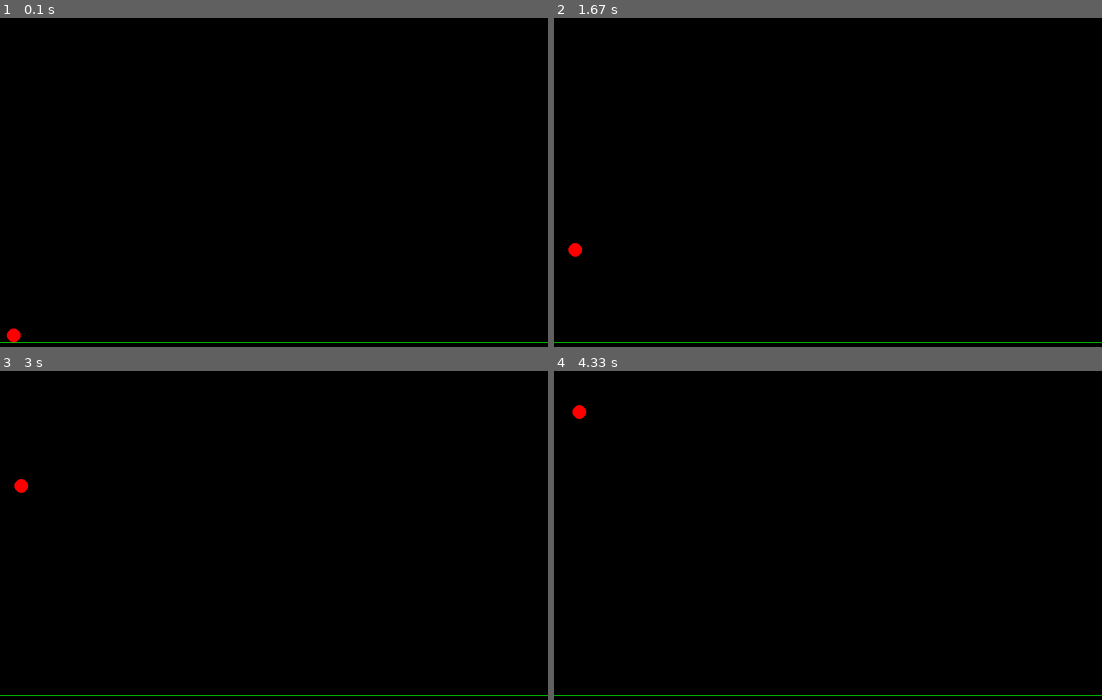
Above: before the commit, frames 1-4 (two rows, left to right).
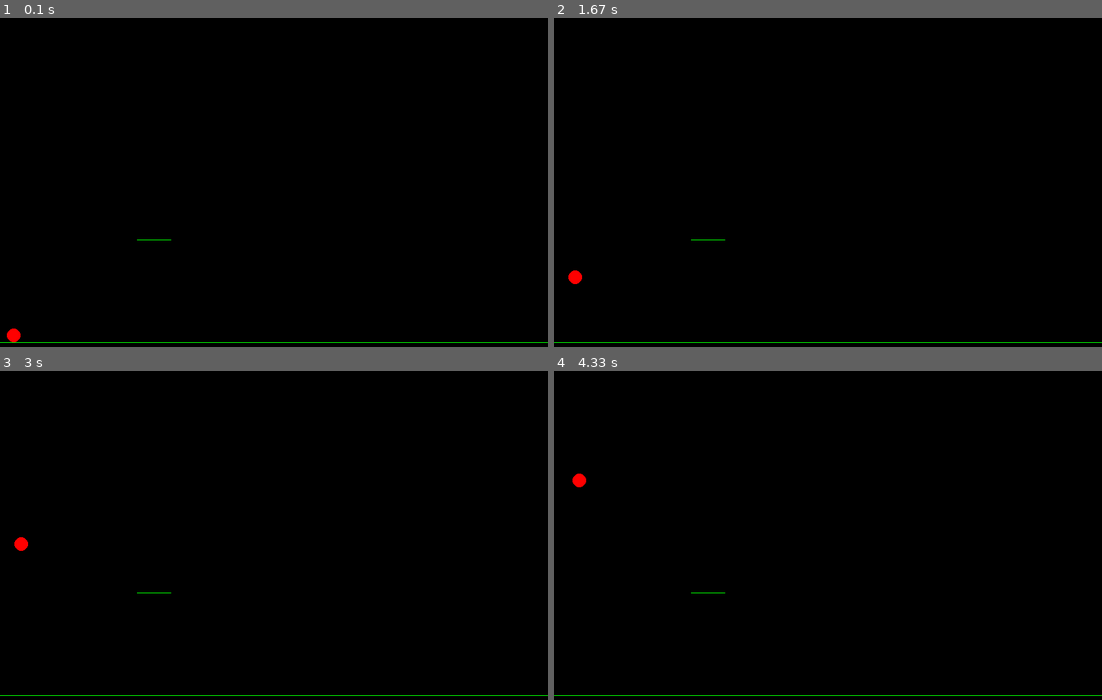
Above: after the commit, the same moments.

Repository: T6nisValk/first_pygame_project
Game: pygame game, started from app/main.py
Same seed, same stepped clock (60 frames per second), same inputs: the game is played once before the commit and once after it.
Inputs:
- Up to frame 1 (0.1 s): no input
- Up to frame 2 (1.67 s): hold Right 0.33-0.8 s; hold Right 0.83-1.3 s; tap Space at 0.9, 1.2, 1.4 s; hold Left from 1.33 s (still down)
- Up to frame 3 (3 s): tap Space at 1.7, 1.97, 2.27, 2.4, 2.7 s; release Left at 1.87 s; hold Left 1.9-2.3 s; hold Right 2.33-2.97 s
- Up to frame 4 (4.33 s): hold Left 3-3.47 s; tap Space at 3.07, 3.37, 3.57, 3.87, 4.07 s; hold Right 3.5-3.97 s; hold Right from 4 s (still down)

The runs differ from the first frame. In frame 1, less than 0.1% of the frame differs, in the area x 25-32%, y 67-68%; in frame 2, 0.2%, in the area x 2-32%, y 67-81%; in frame 3, 0.2%; in frame 4, 0.2%.

Commit message:
platform

Diff:
--- a/app/main.py
+++ b/app/main.py
@@ -18,8 +18,8 @@
 
 # Init player
 velocity_y = 0
-GRAVITY = 0.01  # Reduced gravity for slower falling
-JUMP_HEIGHT = 3  # Lower jump strength for slower jump
+GRAVITY = 0.005  # Reduced gravity for slower falling
+JUMP_HEIGHT = 2  # Lower jump strength for slower jump
 PLAYER_WIDTH = 20
 PLAYER_HEIGHT = 20
 STARTING_X_POSITION = 10
@@ -43,6 +43,12 @@
 GROUND_WIDTH = 800
 GROUND_HEIGHT = 1
 ground = pygame.Rect(GROUND_X_POSITION, GROUND_Y_POSITION, GROUND_WIDTH, GROUND_HEIGHT)
+
+PLATFORM_X = 200
+PLATFORM_Y = 400
+PLATFORM_WIDTH = 50
+PLATFORM_HEIGHT = 1
+platform = pygame.Rect(PLATFORM_X, PLATFORM_Y, PLATFORM_WIDTH, PLATFORM_HEIGHT)
 
 # Floating-point position for more precise movement
 player_x = player.x
@@ -79,6 +85,7 @@
         pygame.draw.rect(screen, BLUE_COLOR, obstacle)
 
         # Draw ground and player
+        pygame.draw.rect(screen, GREEN_COLOR, platform)
         pygame.draw.rect(screen, GREEN_COLOR, ground)  # Ground
         pygame.draw.rect(screen, RED_COLOR, player, border_radius=20)  # Player
 
@@ -115,6 +122,29 @@
         # Check for collision between player and obstacle (game over condition)
         if player.colliderect(obstacle):
             game_over = True  # Set game over flag
+        # Assuming player and platform are defined as Rect objects
+        if player.colliderect(platform):
+            # If the player is falling (below the platform) and collides
+            if player.y + PLAYER_HEIGHT <= platform.y:
+                # Player lands on the platform
+                player.y = (
+                    platform.y - PLAYER_HEIGHT
+                )  # Set player's y to be just on top of the platform
+                velocity_y = 0  # Reset vertical velocity
+                is_jumping = False  # Set jumping state to false
+            elif player.y + PLAYER_HEIGHT > platform.y and player.y < platform.y:
+                # This condition may not be necessary, it's just a placeholder
+                player.y = platform.y  # Align to the top of the platform
+                velocity_y = 0
+                is_jumping = False
+            elif player.y > platform.y:
+                # If player is below the platform and colliding (e.g., landing from above)
+                player.y = (
+                    platform.y + 1
+                )  # Set player's y to just below the platform to prevent getting stuck
+            else:
+                # Default case, perhaps for ground detection or other behaviors
+                player.y = ground.y - PLAYER_HEIGHT  # Reset to ground level
 
     else:
         # If the game is over, display the Game Over screen
